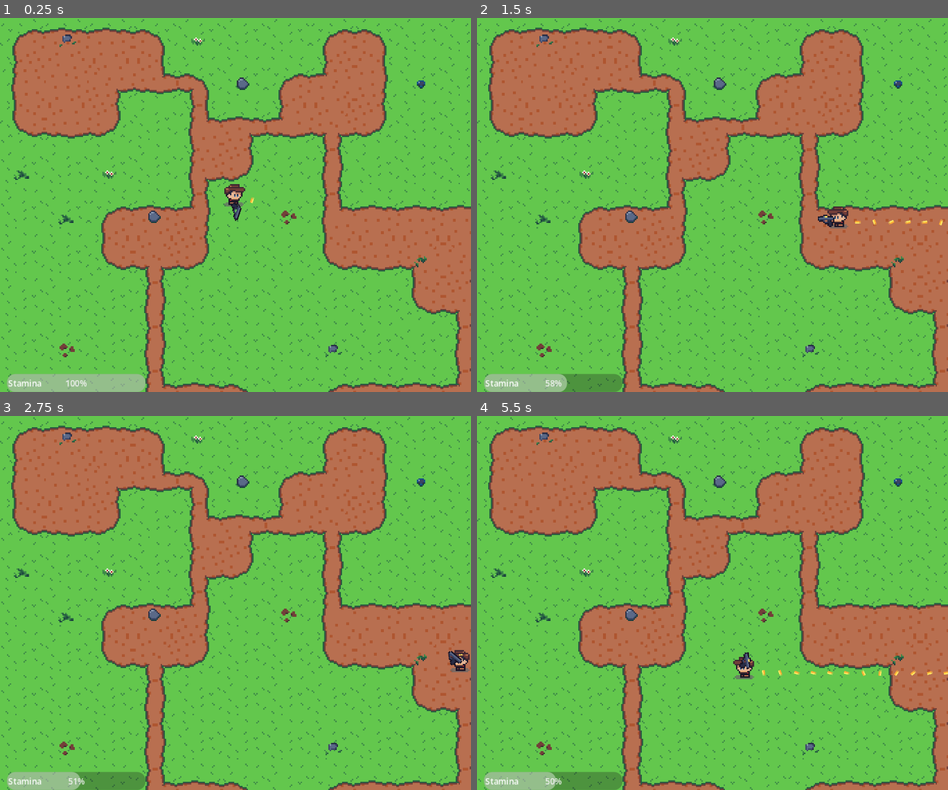
Above: before the commit, frames 1-4 (two rows, left to right).
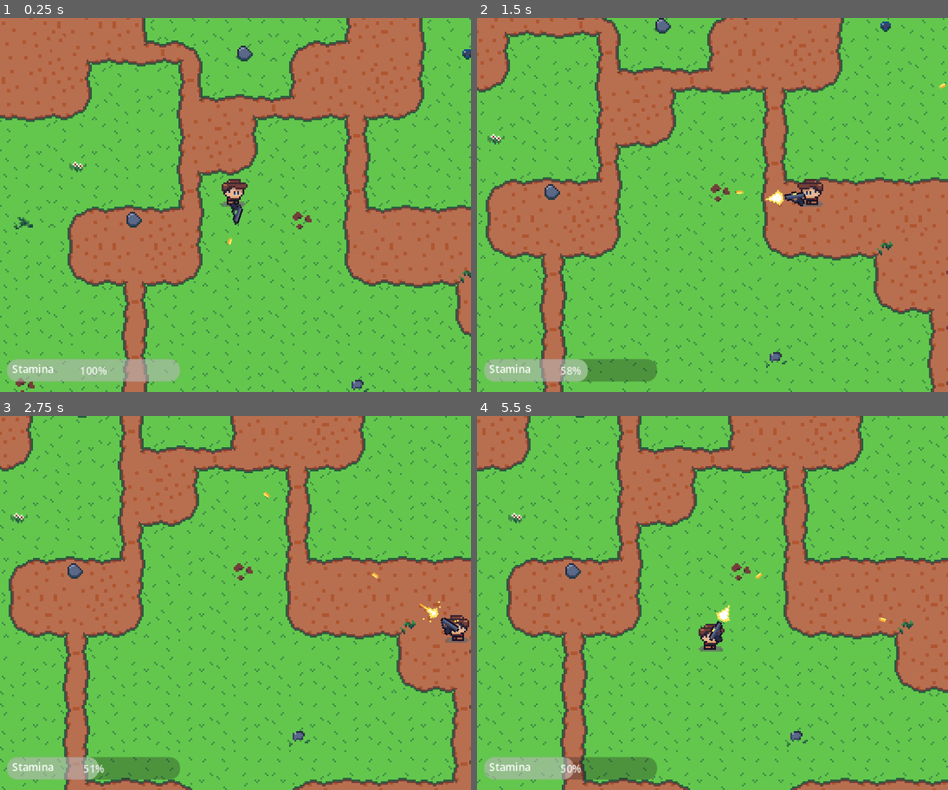
Above: after the commit, the same moments.

Repository: tfffr/swarmed
Game: Godot game, scene res://scenes/world/world.tscn
Same seed, same stepped clock (60 frames per second), same inputs: the game is played once before the commit and once after it.
Inputs (mouse positions are in pixels of both pictures, inside the frame that each line leads up to):
- Up to frame 1 (0.25 s): no input
- Up to frame 2 (1.5 s): tap Enter at 0.5 s; move the mouse to (816, 186) at 0.52 s; hold D (move_right) 0.53-1.28 s; hold Shift (sprint) 0.53-1.28 s; click (816, 186) at 0.67 s; move the mouse to (618, 223) at 1.27 s; hold S (move_down) from 1.28 s (still down); tap Shift (sprint) at 1.35 s; click (618, 223) at 1.42 s
- Up to frame 3 (2.75 s): move the mouse to (282, 520) at 2.02 s; release S (move_down) at 2.03 s; hold D (move_right) from 2.03 s (still down); hold Shift (sprint) from 2.03 s (still down); click (282, 520) at 2.17 s
- Up to frame 4 (5.5 s): move the mouse to (688, 677) at 2.77 s; release D (move_right) at 2.78 s; release Shift (sprint) at 2.78 s; hold W (move_up) 2.78-3.53 s; tap Shift (sprint) at 2.85, 4.35 s; click (688, 677) at 2.92 s; move the mouse to (853, 659) at 3.52 s; hold Shift (sprint) 3.53-4.28 s; hold A (move_left) 3.53-5.03 s; click (853, 659) at 3.67 s; move the mouse to (571, 546) at 4.27 s; click (571, 546) at 4.42 s; move the mouse to (736, 603) at 5.02 s; hold S (move_down) from 5.03 s (still down); hold Shift (sprint) from 5.03 s (still down); click (736, 603) at 5.17 s

The runs differ from the first frame. In frame 1, 33% of the frame differs, in the area x 0-100%, y 0-100%; in frame 2, 47%; in frame 3, 48%; in frame 4, 47%.

Commit message:
added shooting && camera

Diff:
--- a/project.godot
+++ b/project.godot
@@ -17,10 +17,10 @@
 
 [display]
 
-window/size/viewport_width=340
-window/size/viewport_height=270
-window/size/window_width_override=1020
-window/size/window_height_override=810
+window/size/viewport_width=272
+window/size/viewport_height=216
+window/size/window_width_override=816
+window/size/window_height_override=648
 window/stretch/mode="canvas_items"
 window/stretch/aspect="expand"
 window/stretch/scale_mode="integer"
--- a/scenes/bullet/bullet.gd
+++ b/scenes/bullet/bullet.gd
@@ -1,5 +1,14 @@
 class_name Bullet
 extends AnimatableBody2D
 
-func _process(delta: float) -> void:
-	position.x += 1.
+@export var speed := 300.
+
+
+func _physics_process(delta: float) -> void:
+	var direction := Vector2.from_angle(global_rotation)
+	var velocity := direction * speed
+	move_and_collide(velocity * delta)
+
+
+func _on_visible_on_screen_notifier_2d_screen_exited() -> void:
+	queue_free()
--- a/scenes/bullet/bullet.tscn
+++ b/scenes/bullet/bullet.tscn
@@ -17,3 +17,9 @@
 
 [node name="CollisionShape2D" type="CollisionShape2D" parent="." unique_id=690795121]
 shape = SubResource("RectangleShape2D_g4v7s")
+
+[node name="VisibleOnScreenNotifier2D" type="VisibleOnScreenNotifier2D" parent="." unique_id=1915715451]
+rect = Rect2(-2, -1, 4, 2)
+
+[connection signal="screen_entered" from="VisibleOnScreenNotifier2D" to="." method="_on_visible_on_screen_notifier_2d_screen_entered"]
+[connection signal="screen_exited" from="VisibleOnScreenNotifier2D" to="." method="_on_visible_on_screen_notifier_2d_screen_exited"]
--- a/scenes/player/player.gd
+++ b/scenes/player/player.gd
@@ -1,9 +1,12 @@
 class_name Player
 extends CharacterBody2D
 
-const BULLET_BLUEPRINT := preload("res://scenes/bullet/bullet.tscn")
+enum PlayerState {Idle, Moving, Shooting}
 
-enum PlayerState {Idle, Moving, Shooting}
+signal shot(
+	bullet_global_position: Vector2,
+	bullet_global_rotation: float,
+)
 
 @export var normal_speed := 60
 @export var max_speed := 120
@@ -53,8 +56,6 @@
 		_idle()
 	else:
 		_move()
-	#if Input.is_mouse_button_pressed(MOUSE_BUTTON_LEFT):
-		#_shoot()
 
 
 func _idle() -> void:
@@ -98,10 +99,10 @@
 func _shoot() -> void:
 	current_state = PlayerState.Shooting
 	weapon.animation_player.play("shoot")
-	var bullet: Bullet = BULLET_BLUEPRINT.instantiate()
-	bullet.position = bullet_spawn_location.position
-	bullet.rotation = weapon_pivot.rotation
-	add_child(bullet)
+	shot.emit(
+		bullet_spawn_location.global_position,
+		bullet_spawn_location.global_rotation
+	)
 
 
 func _choose_flip() -> void:
--- a/scenes/player/player.tscn
+++ b/scenes/player/player.tscn
@@ -122,4 +122,10 @@
 [node name="ShotTimer" type="Timer" parent="." unique_id=1432689262]
 autostart = true
 
+[node name="Camera2D" type="Camera2D" parent="." unique_id=1357255631]
+limit_left = 0
+limit_top = 0
+limit_right = 340
+limit_bottom = 270
+
 [connection signal="timeout" from="ShotTimer" to="." method="_on_shot_timer_timeout"]
--- /dev/null
+++ b/scenes/ui/ui.tscn
@@ -0,0 +1,26 @@
+[gd_scene format=3 uid="uid://cm44fr4v3gt3l"]
+
+[node name="UI" type="Control" unique_id=187529859]
+layout_mode = 3
+anchors_preset = 15
+anchor_right = 1.0
+anchor_bottom = 1.0
+grow_horizontal = 2
+grow_vertical = 2
+
+[node name="ProgressBar" type="ProgressBar" parent="." unique_id=1489210608]
+layout_mode = 0
+offset_left = 4.0
+offset_top = 197.0
+offset_right = 104.0
+offset_bottom = 210.0
+theme_override_font_sizes/font_size = 6
+
+[node name="StaminaLabel" type="Label" parent="." unique_id=1197284084]
+layout_mode = 0
+offset_left = 7.0
+offset_top = 198.0
+offset_right = 34.0
+offset_bottom = 209.0
+theme_override_font_sizes/font_size = 6
+text = "Stamina"
--- a/scenes/weapon/weapon.tscn
+++ b/scenes/weapon/weapon.tscn
@@ -2,6 +2,7 @@
 
 [ext_resource type="Texture2D" uid="uid://btdo7rdyye618" path="res://assets/textures/gun.png" id="1_l3xq3"]
 [ext_resource type="Script" uid="uid://b26gritbp2csu" path="res://scenes/weapon/weapon.gd" id="2_jej8l"]
+[ext_resource type="Texture2D" uid="uid://cj2kr00mh2h35" path="res://assets/textures/muzzle-flash.png" id="3_iyg5g"]
 
 [sub_resource type="Animation" id="Animation_l3xq3"]
 length = 0.001
@@ -17,10 +18,22 @@
 "update": 1,
 "values": [0]
 }
+tracks/1/type = "value"
+tracks/1/imported = false
+tracks/1/enabled = true
+tracks/1/path = NodePath("Muzzle:frame")
+tracks/1/interp = 1
+tracks/1/loop_wrap = true
+tracks/1/keys = {
+"times": PackedFloat32Array(0),
+"transitions": PackedFloat32Array(1),
+"update": 1,
+"values": [0]
+}
 
 [sub_resource type="Animation" id="Animation_jej8l"]
 resource_name = "shoot"
-length = 0.19999999999999998
+length = 0.2
 step = 0.04
 tracks/0/type = "value"
 tracks/0/imported = false
@@ -33,6 +46,18 @@
 "transitions": PackedFloat32Array(1, 1, 1, 1, 1),
 "update": 1,
 "values": [0, 1, 2, 3, 0]
+}
+tracks/1/type = "value"
+tracks/1/imported = false
+tracks/1/enabled = true
+tracks/1/path = NodePath("Muzzle:frame")
+tracks/1/interp = 1
+tracks/1/loop_wrap = true
+tracks/1/keys = {
+"times": PackedFloat32Array(0, 0.04, 0.08, 0.12, 0.16, 0.19999999),
+"transitions": PackedFloat32Array(1, 1, 1, 1, 1, 1),
+"update": 1,
+"values": [0, 1, 2, 3, 4, 0]
 }
 
 [sub_resource type="AnimationLibrary" id="AnimationLibrary_iyg5g"]
@@ -50,3 +75,8 @@
 
 [node name="AnimationPlayer" type="AnimationPlayer" parent="." unique_id=1387074488]
 libraries/ = SubResource("AnimationLibrary_iyg5g")
+
+[node name="Muzzle" type="Sprite2D" parent="." unique_id=363706592]
+position = Vector2(18, -4)
+texture = ExtResource("3_iyg5g")
+hframes = 5
--- a/scenes/world/world.gd
+++ b/scenes/world/world.gd
@@ -1,9 +1,20 @@
 class_name World
 extends Node2D
 
+const BULLET_BLUEPRINT := preload("res://scenes/bullet/bullet.tscn")
+
 @onready var player: Player = $Player
-@onready var progress_bar: ProgressBar = $ProgressBar
+@onready var stamina_bar: Control = $CanvasLayer/UI/ProgressBar
 
 
 func _physics_process(_delta: float) -> void:
-	progress_bar.value = player.current_stamina
+	stamina_bar.value = player.current_stamina
+
+
+func _on_player_shot(
+	bullet_global_position: Vector2, bullet_global_rotation: float
+) -> void:
+	var bullet: Bullet = BULLET_BLUEPRINT.instantiate()
+	add_child(bullet)
+	bullet.global_position = bullet_global_position
+	bullet.global_rotation = bullet_global_rotation
--- a/scenes/world/world.tscn
+++ b/scenes/world/world.tscn
@@ -3,6 +3,7 @@
 [ext_resource type="Script" uid="uid://xr07imqsxw70" path="res://scenes/world/world.gd" id="1_1fp7r"]
 [ext_resource type="Texture2D" uid="uid://r8c1mr31dunb" path="res://assets/textures/backgrounds/map-background.png" id="1_dphjl"]
 [ext_resource type="PackedScene" uid="uid://c6wadhpdu25p3" path="res://scenes/player/player.tscn" id="2_sl2e5"]
+[ext_resource type="PackedScene" uid="uid://cm44fr4v3gt3l" path="res://scenes/ui/ui.tscn" id="4_6m72w"]
 
 [sub_resource type="RectangleShape2D" id="RectangleShape2D_g4v7s"]
 size = Vector2(10, 270)
@@ -26,6 +27,7 @@
 
 [node name="LeftWall" type="StaticBody2D" parent="Walls" unique_id=1339679806]
 position = Vector2(5, 0)
+collision_mask = 0
 metadata/_edit_lock_ = true
 
 [node name="CollisionShape2D" type="CollisionShape2D" parent="Walls/LeftWall" unique_id=777337333]
@@ -35,6 +37,7 @@
 
 [node name="RightWall" type="StaticBody2D" parent="Walls" unique_id=1211929259]
 position = Vector2(335, 0)
+collision_mask = 0
 metadata/_edit_lock_ = true
 
 [node name="CollisionShape2D" type="CollisionShape2D" parent="Walls/RightWall" unique_id=849883697]
@@ -44,6 +47,7 @@
 
 [node name="TopWall" type="StaticBody2D" parent="Walls" unique_id=495462738]
 position = Vector2(0, 10)
+collision_mask = 0
 metadata/_edit_lock_ = true
 
 [node name="CollisionShape2D" type="CollisionShape2D" parent="Walls/TopWall" unique_id=572189389]
@@ -53,6 +57,7 @@
 
 [node name="BottomWall" type="StaticBody2D" parent="Walls" unique_id=2018295373]
 position = Vector2(0, 280)
+collision_mask = 0
 metadata/_edit_lock_ = true
 
 [node name="CollisionShape2D" type="CollisionShape2D" parent="Walls/BottomWall" unique_id=1308019541]
@@ -60,17 +65,8 @@
 shape = SubResource("RectangleShape2D_yf5fn")
 metadata/_edit_lock_ = true
 
-[node name="ProgressBar" type="ProgressBar" parent="." unique_id=1534918568]
-offset_left = 5.0
-offset_top = 257.0
-offset_right = 105.0
-offset_bottom = 270.0
-theme_override_font_sizes/font_size = 6
+[node name="CanvasLayer" type="CanvasLayer" parent="." unique_id=270330083]
 
-[node name="StaminaLabel" type="Label" parent="." unique_id=1827691286]
-offset_left = 6.0
-offset_top = 259.0
-offset_right = 33.0
-offset_bottom = 270.0
-theme_override_font_sizes/font_size = 6
-text = "Stamina"
+[node name="UI" parent="CanvasLayer" unique_id=187529859 instance=ExtResource("4_6m72w")]
+
+[connection signal="shot" from="Player" to="." method="_on_player_shot"]
